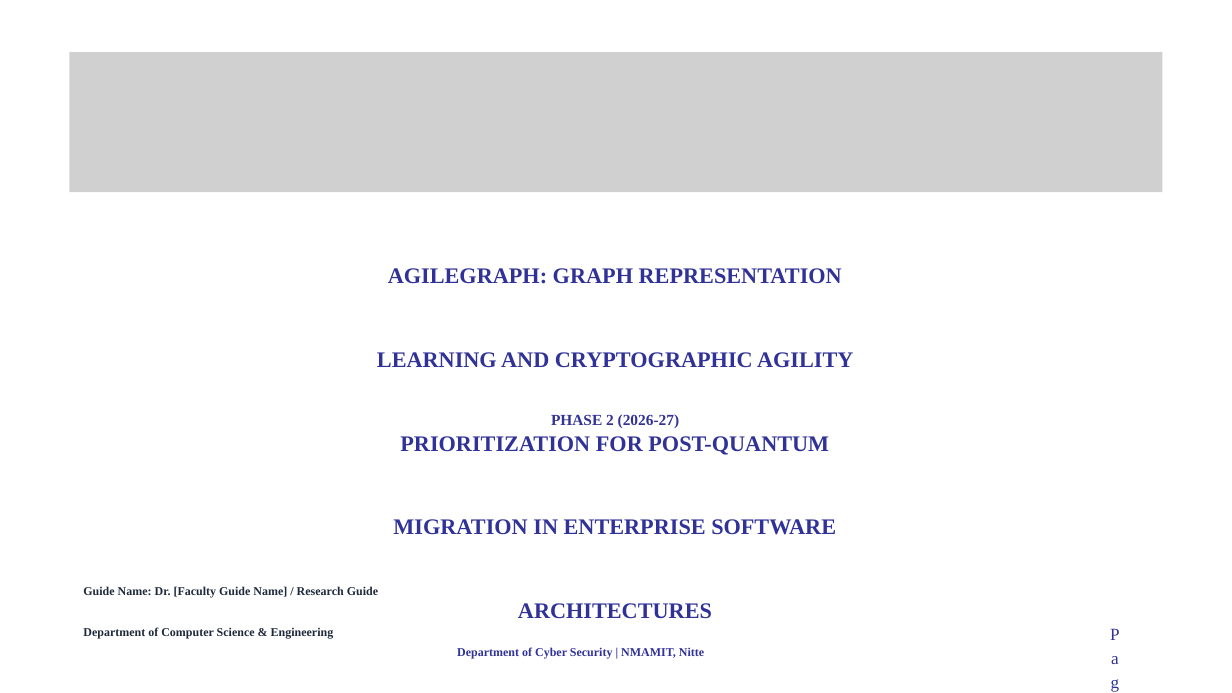
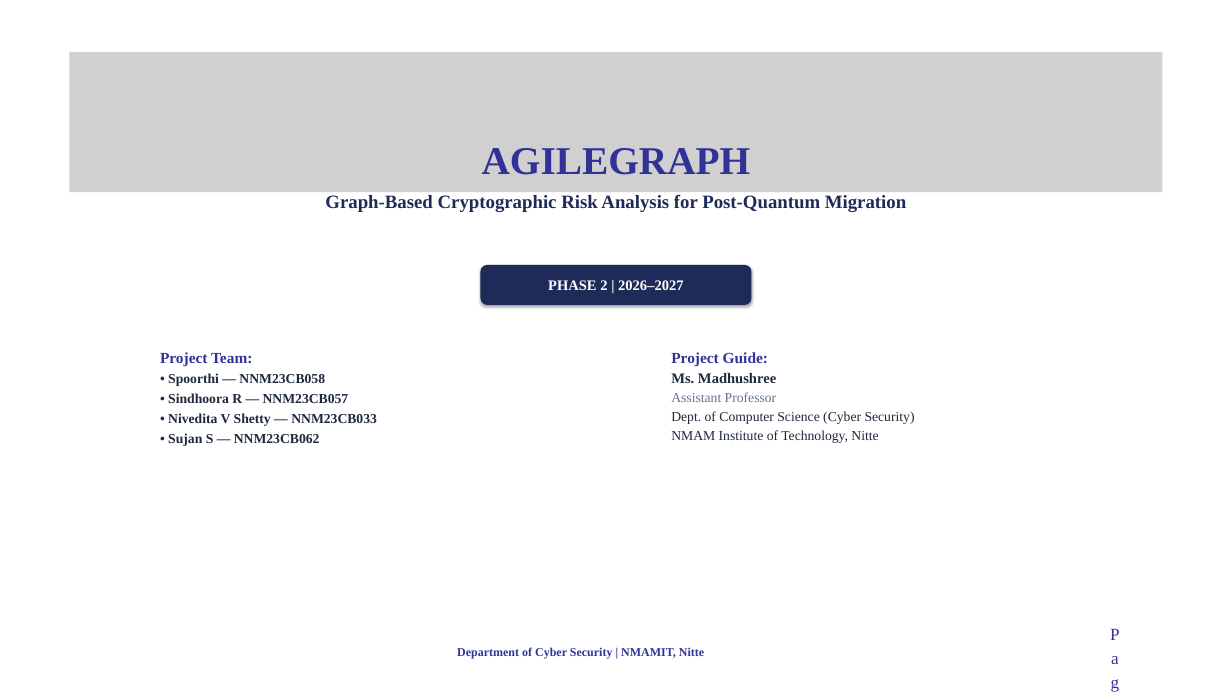
Before and after one commit to spoorthi2615/agilegraph--major-project, a slide deck: slide 1 of docs/AGILEGRAPH_PROJECT_PHASE_2_PRESENTATION_FORMAT_COMPLIANT.pptx. Drawn at 1232x693 pixels with LibreOffice and Linux fonts; fonts in the diff are those of the drawing; grey boxes stand for pictures; background and template pictures are left out. Boxes give left, top, right and bottom in pixels: in the first picture for what was removed or moved away, otherwise in the second. Text is boxed around its words. In the diff, an @@ line names an element or a change of style, - is before the commit and + after.

Commit message:
feat(presentation): convert slides to simple understandable cards matching NMAMIT format

```diff
--- a/docs/AGILEGRAPH_PROJECT_PHASE_2_PRESENTATION_FORMAT_COMPLIANT.pptx
+++ b/docs/AGILEGRAPH_PROJECT_PHASE_2_PRESENTATION_FORMAT_COMPLIANT.pptx
@@ text at (x1=325, y1=148, x2=906, y2=212): text changed; size 26 to 22 pt; text colour #303298 to #1E2B58 @@
-AGILEGRAPH: GRAPH REPRESENTATION LEARNING AND CRYPTOGRAPHIC AGILITY PRIORITIZATION FOR POST-QUANTUM MIGRATION IN ENTERPRISE SOFTWARE ARCHITECTURES
+AGILEGRAPH
+Graph-Based Cryptographic Risk Analysis for Post-Quantum Migration
@@ rounded rectangle "PHASE 2 | 2026–2027" resized from (x1=551, y1=414, x2=680, y2=428) to (x1=480, y1=265, x2=752, y2=305) @@
@@ rounded rectangle "PHASE 2 | 2026–2027" at (x1=480, y1=265, x2=752, y2=305): vertical alignment top to middle; fill none to #1E2B58; shadow on @@
@@ text in rounded rectangle at (x1=548, y1=280, x2=684, y2=290): text changed; size 18 to 17 pt; text colour #303298 to #FFFFFF @@
-PHASE 2 (2026-27)
+PHASE 2 | 2026–2027
@@ text added at (x1=160, y1=352, x2=377, y2=446), 16 pt, text #1E293B, bold @@
+Project Team:
+• Spoorthi — NNM23CB058
+• Sindhoora R — NNM23CB057
+• Nivedita V Shetty — NNM23CB033
+• Sujan S — NNM23CB062
@@ text added at (x1=671, y1=352, x2=915, y2=443), 16 pt, text #1E293B @@
+Project Guide:
+Ms. Madhushree
+Assistant Professor
+Dept. of Computer Science (Cyber Security)
+NMAM Institute of Technology, Nitte
@@ text removed at (x1=83, y1=586, x2=378, y2=638) @@
-Guide Name: Dr. [Faculty Guide Name] / Research Guide
-Department of Computer Science & Engineering
```
Also in this commit, not shown: 4 other slides changed, 16 slides added, 16 slides removed, 1 other file.
